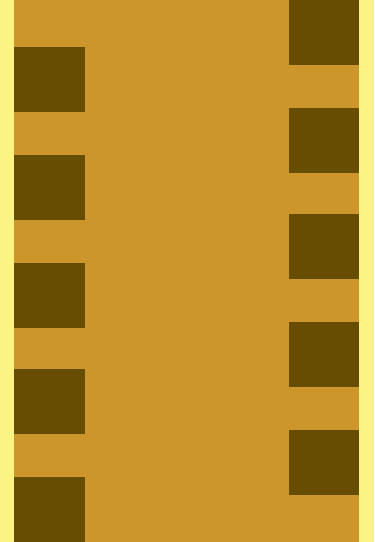
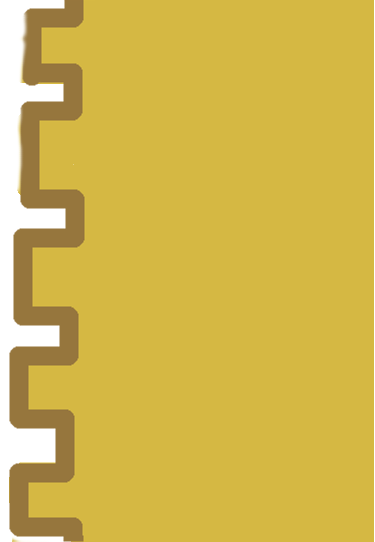
Layered file, before and after one edit (375 x 542). Changes by layer:
added layer "Pasted Layer #1" above "Layer" over [8, 0, 374, 542]
hid "Pasted Layer" over [0, 0, 374, 542]
